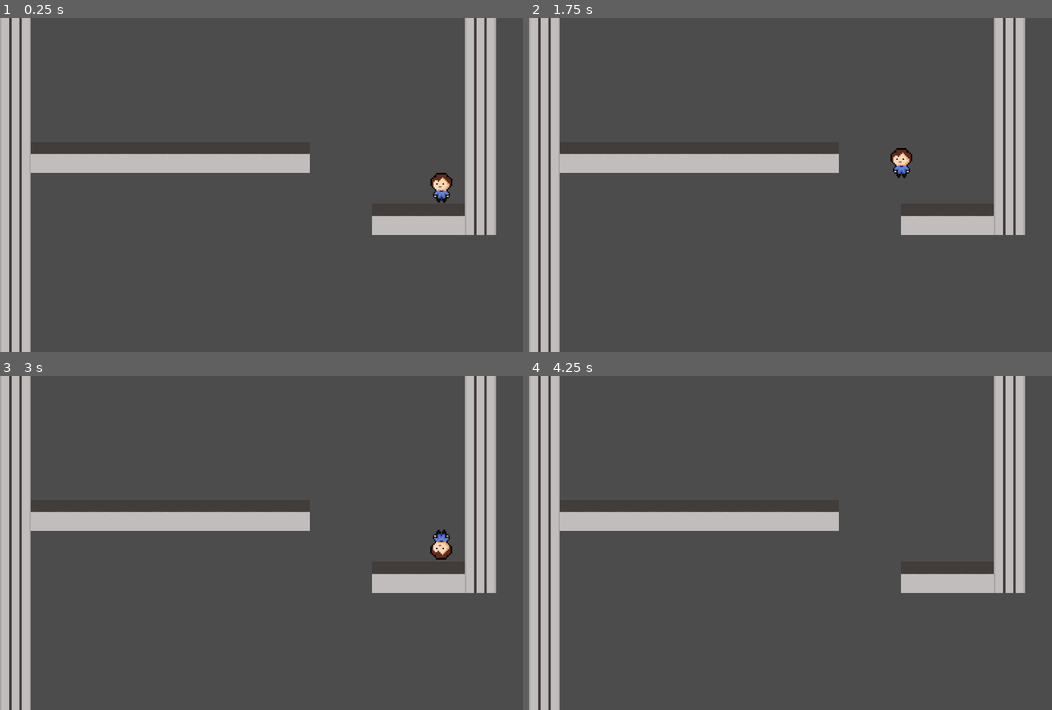
Above: before the commit, frames 1-4 (two rows, left to right).
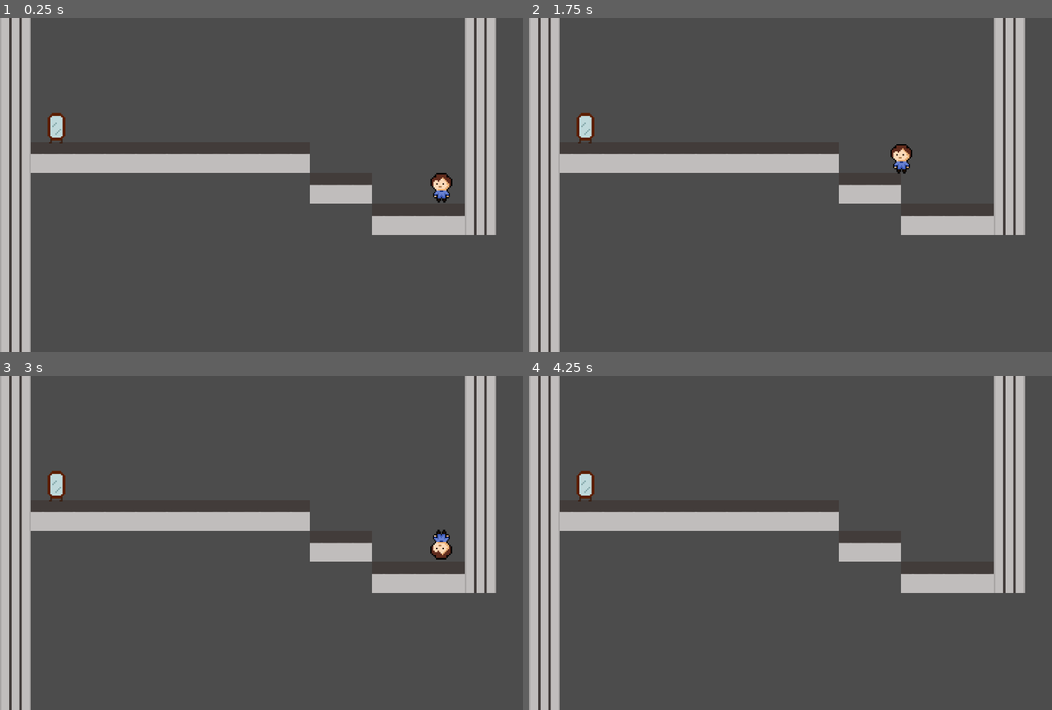
Above: after the commit, the same moments.

Repository: papukweh/Sohlepse
Game: Godot game, scene res://Stages/stage2.tscn
Two runs of this game, one before a commit and one after it. Both use one fixed random seed, a clock stepped at 60 frames per second and the inputs below. This scene is started directly instead of the project's main scene.
Inputs:
- Up to frame 1 (0.25 s): no input
- Up to frame 2 (1.75 s): hold Right (move_right) 0.53-1.28 s; hold E (interact) 0.53-1.28 s; tap Up (jump) at 0.77, 1.52 s; tap G (record) at 0.8, 1.35 s; hold Down (move_down) from 1.28 s (still down); tap E (interact) at 1.55 s
- Up to frame 3 (3 s): release Down (move_down) at 2.03 s; hold Right (move_right) from 2.03 s (still down); tap H (change-h) at 2.1 s; tap G (record) at 2.3 s; tap V (change-v) at 2.85 s
- Up to frame 4 (4.25 s): tap Up (jump) at 3.02, 3.77 s; tap E (interact) at 3.05 s; release Right (move_right) at 3.53 s; hold Left (move_left) from 3.53 s (still down); hold E (interact) from 3.53 s (still down); tap G (record) at 3.8 s

The runs differ from the first frame. In frame 1, 0.9% of the frame differs, in the area x 9-72%, y 28-56%; in frame 2, 1.2%, in the area x 9-74%, y 28-56%; in frame 3, 0.9%; in frame 4, 0.9%.

Commit message:
Conserta sistema de save.

Diff:
--- a/Sohlepse/Menus/Stage_Menu.tscn
+++ b/Sohlepse/Menus/Stage_Menu.tscn
@@ -5,8 +5,6 @@
 [ext_resource path="res://Menus/Next.gd" type="Script" id=3]
 [ext_resource path="res://Menus/Prev.gd" type="Script" id=4]
 [ext_resource path="res://Menus/Back.gd" type="Script" id=5]
-
-
 
 [node name="Stage_Menu" type="Control"]
 
--- a/Sohlepse/Player/Recorder.gd
+++ b/Sohlepse/Player/Recorder.gd
@@ -18,7 +18,7 @@
 		play_all_true()
 
 func start_recording(body):
-	if clones.size() < MAX:
+	if pos.size() < MAX:
 		player = body
 		realplayer = body
 		initial_pos = player.get_position()
--- a/Sohlepse/Stages/stage2.tscn
+++ b/Sohlepse/Stages/stage2.tscn
@@ -1,9 +1,11 @@
-[gd_scene load_steps=5 format=2]
+[gd_scene load_steps=7 format=2]
 
 [ext_resource path="res://Stages/Stage.tscn" type="PackedScene" id=1]
 [ext_resource path="res://tileset_test.tres" type="TileSet" id=2]
 [ext_resource path="res://Player/Player.tscn" type="PackedScene" id=3]
 [ext_resource path="res://Hazards/Limit.tscn" type="PackedScene" id=4]
+[ext_resource path="res://Objects/Endgoal.tscn" type="PackedScene" id=5]
+[ext_resource path="res://Objects/EndgoalMirror.tscn" type="PackedScene" id=6]
 
 [node name="stage2" instance=ExtResource( 1 )]
 
@@ -30,7 +32,7 @@
 collision_mask = 1
 occluder_light_mask = 1
 format = 1
-tile_data = PoolIntArray( 65519, 1, 0, 65535, 1, 0, 0, 1, 0, …(477 unchanged characters)… , 0, 0, 262159, 1, 0, 393199, 1, 0, 393215, 1, 0, 327680, 1, 0, 327695, 1, 0, 458735, 1, 0, 458736, …(231 unchanged characters)…
+tile_data = PoolIntArray( 65519, 1, 0, 65535, 1, 0, 0, 1, 0, …(477 unchanged characters)… , 0, 0, 262159, 1, 0, 393199, 1, 0, 393203, 0, 0, 393204, 0, 0, 393215, 1, 0, 327680, 1, 0, 327690, 0, 0, 327691, 0, 0, 327695, 1, 0, 458735, 1, 0, 458736, …(231 unchanged characters)…
 __meta__ = {
 "_edit_lock_": true
 }
@@ -90,3 +92,11 @@
 position = Vector2( 18.9738, 756.852 )
 scale = Vector2( 43.3775, 1 )
 collision_layer = 0
+
+[node name="Endgoal" parent="." index="5" instance=ExtResource( 5 )]
+
+position = Vector2( -120.42, 231.751 )
+
+[node name="EndgoalMirror" parent="." index="6" instance=ExtResource( 6 )]
+
+position = Vector2( 118.148, 227.207 )
--- a/Sohlepse/Stages/stage4.tscn
+++ b/Sohlepse/Stages/stage4.tscn
@@ -9,7 +9,7 @@
 [ext_resource path="res://Objects/Box.tscn" type="PackedScene" id=7]
 [ext_resource path="res://Objects/Endgoal.tscn" type="PackedScene" id=8]
 
-[node name="stage4" index="0" instance=ExtResource( 1 )]
+[node name="stage4" instance=ExtResource( 1 )]
 
 ACT = 3
 MODE = 1
--- a/Sohlepse/global.gd
+++ b/Sohlepse/global.gd
@@ -35,6 +35,7 @@
 
 func save():
 	if current_stage > unlocked_stage:
+		unlocked_stage = current_stage
 		save_data["last_stage"] = current_stage
 		savegame.open(save_path, File.WRITE)
 		savegame.store_var(save_data)
Not shown, changed: Sohlepse/savegame.save
